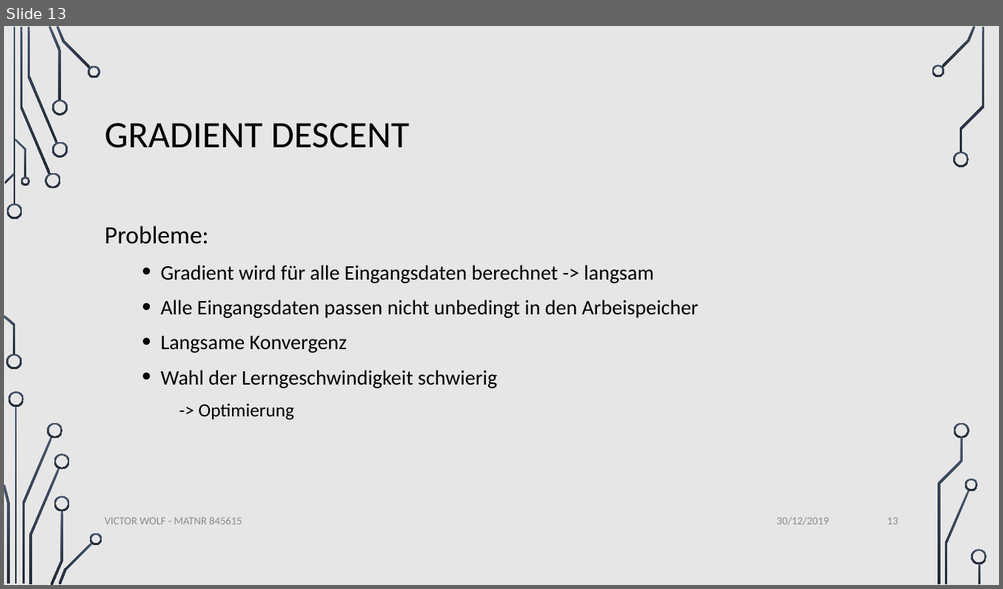
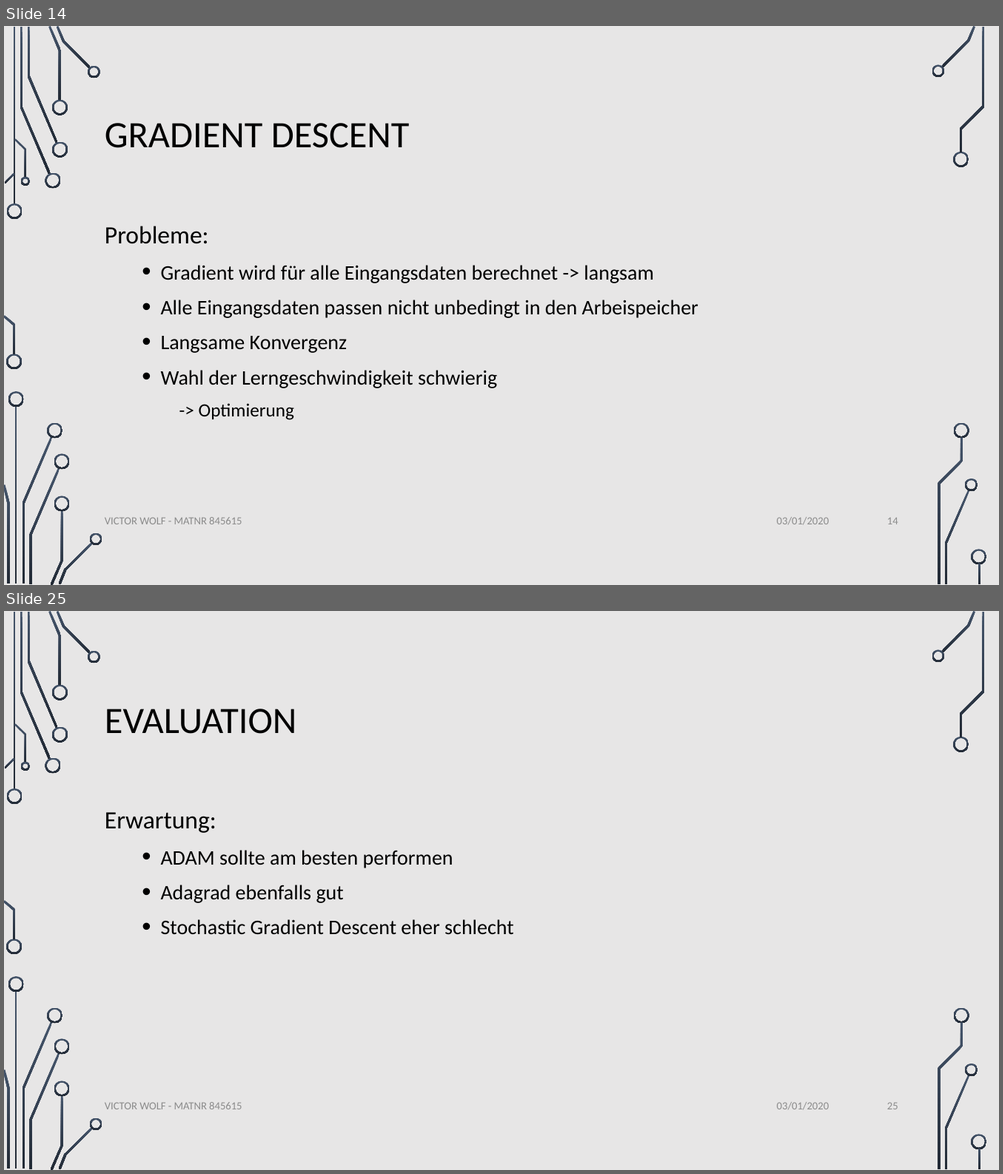
Before and after one commit to VictorW96/STI-Optimization-of-NNs, a slide deck: docs/presentation/STIPresentation.pptx. Shown one above the other, each under a label of ours: slide 13 before the commit, slides 14 and 25 after it; the slides between them are not shown. The pictures are 1003x589 and 1003x1174 pixels, drawn with LibreOffice and Linux fonts; fonts in the diff are those of the drawing; background and template pictures are left out. Boxes give left, top, right and bottom in pixels: in the first picture for what was removed or moved away, otherwise in the second. Text is boxed around its words. In the diff, an @@ line names an element or a change of style, - is before the commit and + after.

```diff
--- a/docs/presentation/STIPresentation.pptx
+++ b/docs/presentation/STIPresentation.pptx
@@ slide 25 added at <box>4,611,999,1170</box>, background picture (left out); not listed: 36 template elements that a slide beside it also shows @@
@@ title added at <box>105,709,297,734</box>, 36 pt, text #000000 @@
+EVALUATION
@@ text added at <box>105,812,514,935</box>, 20 pt, text #000000 @@
+Erwartung:
+  • ADAM sollte am besten performen
+  • Adagrad ebenfalls gut
+  • Stochastic Gradient Descent eher schlecht
@@ text added at <box>105,1102,242,1110</box>, 10.5 pt, text #8C8C8C @@
+VICTOR WOLF - MATNR 845615
@@ text added at <box>777,1102,828,1111</box>, 10.5 pt, text #8C8C8C @@
+03/01/2020
@@ page number added at <box>887,1102,898,1110</box>, 10.5 pt, text #8C8C8C @@
+25
@@ what was slide 13 is now slide 14 @@
@@ slide 14 changed as well @@
@@ text at <box>777,517,828,526</box>: text changed @@
-30/12/2019
+03/01/2020
@@ page number at <box>887,518,898,525</box>: text changed @@
-13
+14
```
Also in this commit, not shown: 13 other slides changed, 14 other slides added.
